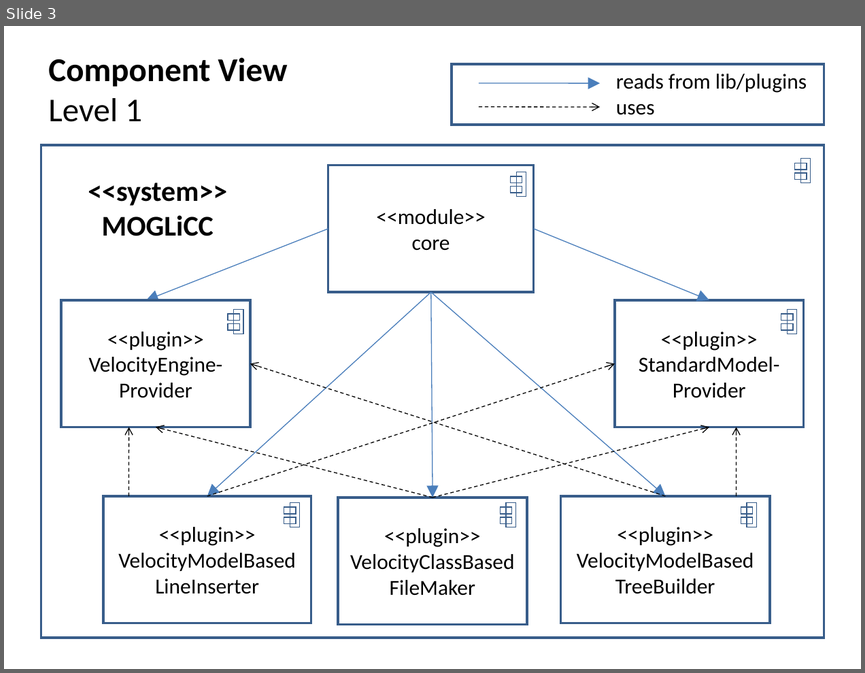
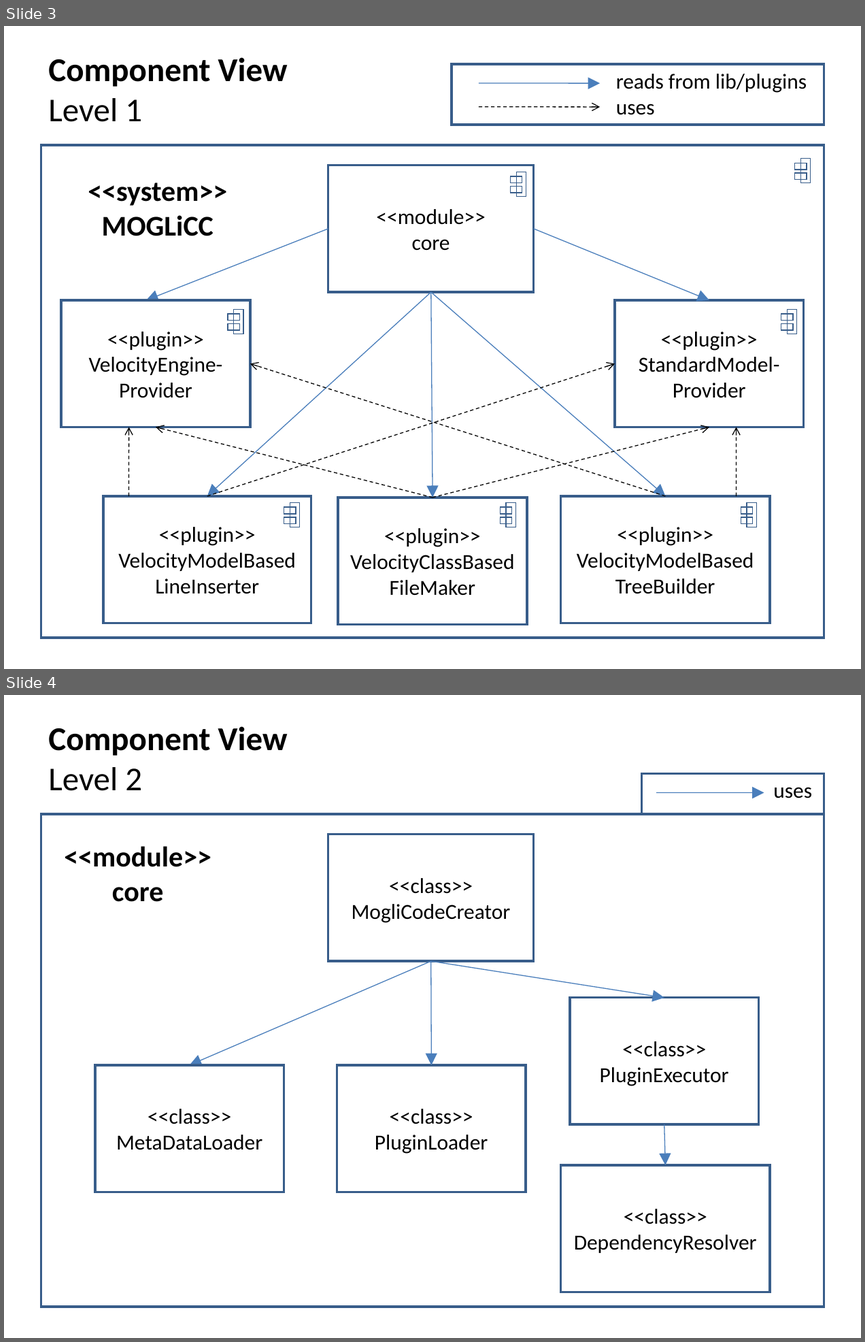
Before and after one commit to iks-gmbh-tools/MOGLiCodeCreator, a slide deck: application/arcPictures/Views.ppt. Shown one above the other, each under a label of ours: slide 3 before the commit, slides 3 and 4 after it. The pictures are 865x673 and 865x1342 pixels, drawn with LibreOffice and Linux fonts; fonts in the diff are those of the drawing. Boxes give left, top, right and bottom in pixels: in the first picture for what was removed or moved away, otherwise in the second. Text is boxed around its words. In the diff, an @@ line names an element or a change of style, - is before the commit and + after.

```diff
--- a/application/arcPictures/Views.ppt
+++ b/application/arcPictures/Views.ppt
@@ slide 4 added at bbox=[4, 695, 861, 1338], background #FFFFFF @@
@@ text added at bbox=[48, 726, 288, 791], 28 pt, text #000000, bold @@
+Component View
+Level 2
@@ rectangle added at bbox=[641, 774, 824, 814], outline #385D8A 2.01 pt @@
@@ arrow added from (656, 793) to (764, 793), #4A7EBB 0.74 pt @@
@@ text added at bbox=[773, 787, 812, 798], 18 pt, text #000000 @@
+uses
@@ rectangle added at bbox=[41, 814, 824, 1307], outline #385D8A 2.01 pt @@
@@ rectangle added at bbox=[328, 834, 534, 961], outline #385D8A 2.01 pt, 18 pt, text #000000 @@
+<<class>>
+MogliCodeCreator
@@ text added at bbox=[64, 846, 211, 902], 24 pt, text #000000, bold @@
+<<module>>
+core
@@ arrow added from (430, 961) to (189, 1065), #4A7EBB 0.74 pt @@
@@ arrow added from (430, 961) to (664, 998), #4A7EBB 0.74 pt @@
@@ arrow added from (430, 961) to (432, 1065), #4A7EBB 0.74 pt @@
@@ rectangle added at bbox=[570, 998, 759, 1124], outline #385D8A 2.01 pt, 18 pt, text #000000 @@
+<<class>>
+PluginExecutor
@@ rectangle added at bbox=[95, 1065, 283, 1192], outline #385D8A 2.01 pt, 18 pt, text #000000 @@
+<<class>>
+MetaDataLoader
@@ rectangle added at bbox=[337, 1065, 525, 1192], outline #385D8A 2.01 pt, 18 pt, text #000000 @@
+<<class>>
+PluginLoader
@@ arrow added from (664, 1124) to (666, 1164), #4A7EBB 0.74 pt @@
@@ rectangle added at bbox=[561, 1164, 770, 1291], outline #385D8A 2.01 pt, 18 pt, text #000000 @@
+<<class>>
+DependencyResolver
```
Also in this commit, not shown: 1 other slide added, 4 other files.
